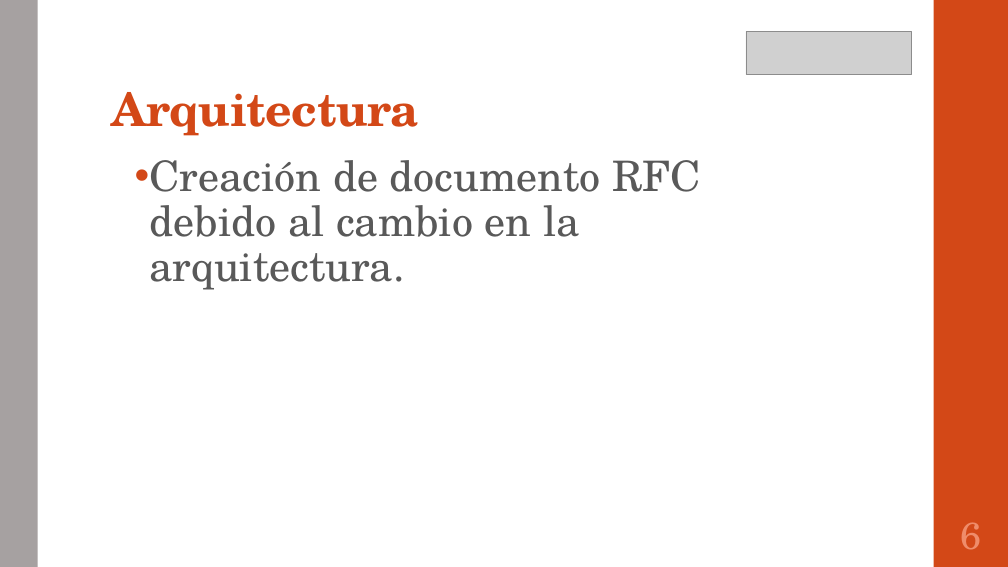
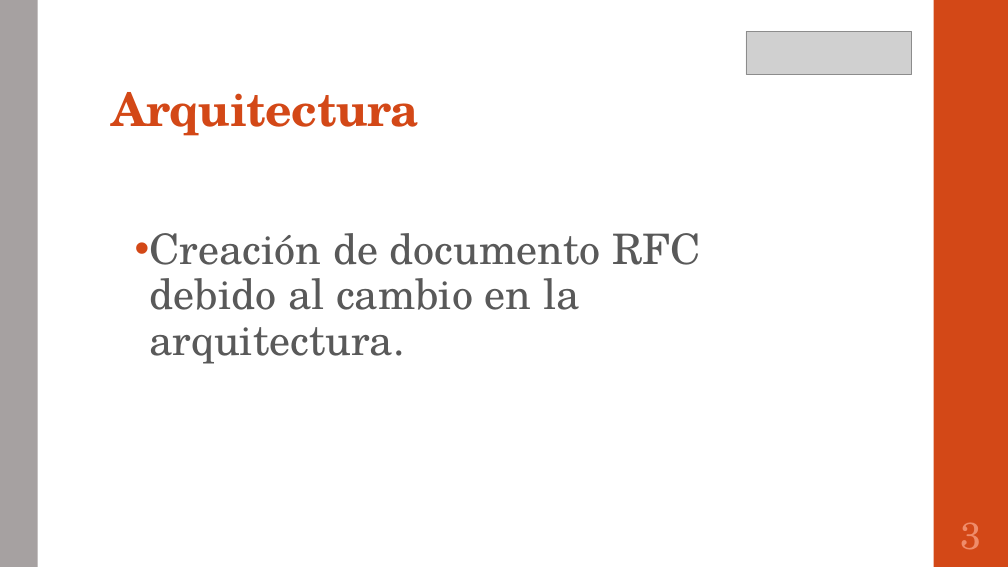
Before and after one commit to portafolio2016/hipocrates, a slide deck: slide 4 of presentación lunes 24 octubre 2016.pptx (slide 7 before the commit). Drawn at 1008x567 pixels with LibreOffice and Linux fonts; fonts in the diff are those of the drawing; grey boxes stand for pictures. Boxes give left, top, right and bottom in pixels: in the first picture for what was removed or moved away, otherwise in the second. Text is boxed around its words. In the diff, an @@ line names an element or a change of style, - is before the commit and + after.

```diff
--- a/presentación lunes 24 octubre 2016.pptx
+++ b/presentación lunes 24 octubre 2016.pptx
@@ text "Creación de documento RFC debido ..." moved from (x1=150, y1=160, x2=701, y2=290) to (x1=150, y1=233, x2=701, y2=364) @@
@@ page number at (x1=961, y1=522, x2=982, y2=550): text changed @@
-6
+3
```
Also in this commit, not shown: 8 other slides changed, 1 slide added, 4 slides removed.
